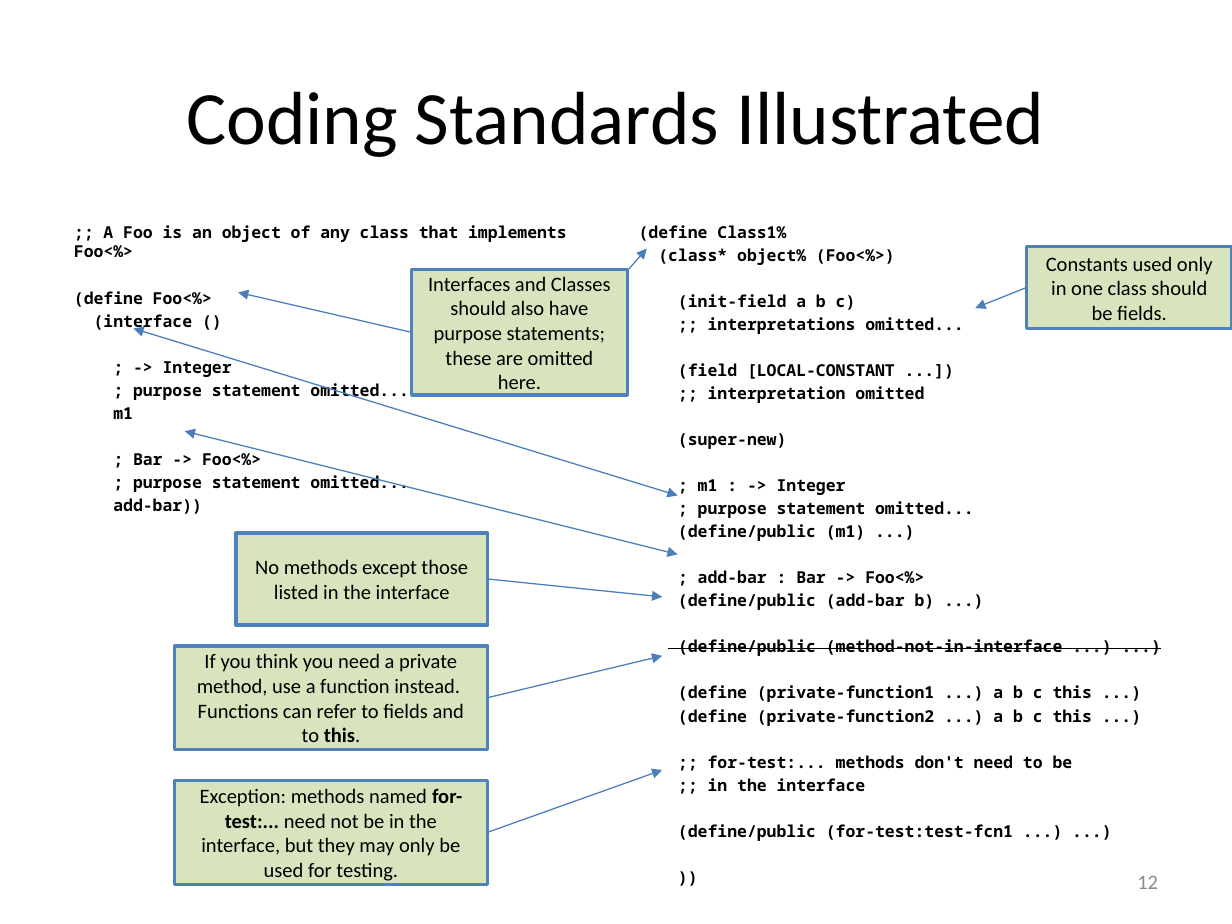
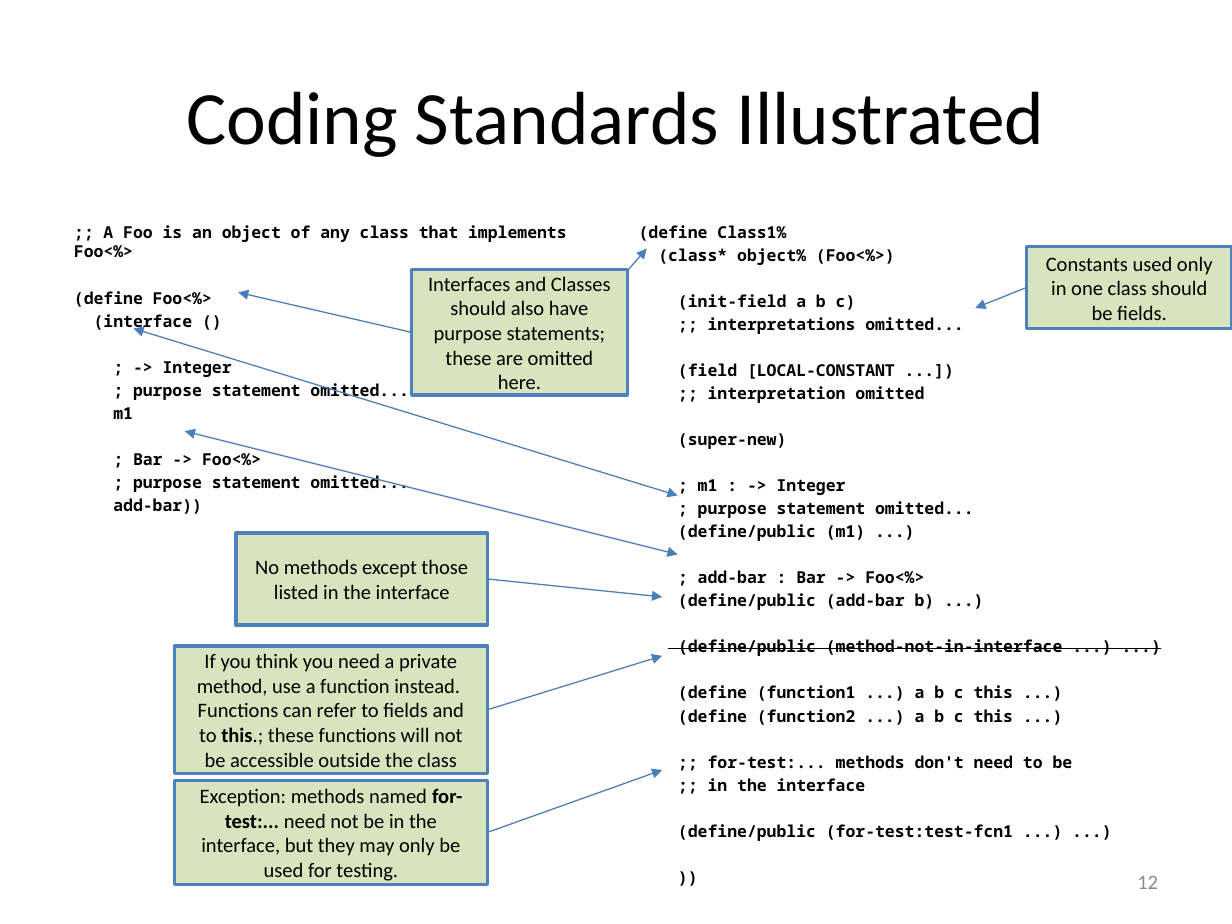
Before and after one commit to mwand/cs5010f16, a slide deck: slide 12 of Slides/Lesson 9.5 The Design Recipe Using Classes.pptx. Drawn at 1232x924 pixels with LibreOffice and Linux fonts; fonts in the diff are those of the drawing. Boxes give left, top, right and bottom in pixels: in the first picture for what was removed or moved away, otherwise in the second. Text is boxed around its words. In the diff, an @@ line names an element or a change of style, - is before the commit and + after.

```diff
--- a/Slides/Lesson 9.5 The Design Recipe Using Classes.pptx
+++ b/Slides/Lesson 9.5 The Design Recipe Using Classes.pptx
@@ rectangle "If you think you need ...": place and size @@
-rectangle "If you think you need ..." at (175, 646, 488, 749)
+rectangle "If you think you need ..." at (175, 646, 488, 772)
@@ text in rectangle at (197, 653, 464, 773): text changed @@
-If you think you need a private method, use a function instead. Functions can refer to fields and to this.
+If you think you need a private method, use a function instead. Functions can refer to fields and to this.; these functions will not be accessible outside the class
@@ arrow moved from (488, 697) - (663, 655) to (488, 710) - (663, 655) @@
@@ text at (678, 685, 1013, 725): text changed @@
-(define (private-function1 ...) a b c this ...)
-(define (private-function2 ...) a b c this ...)
+(define (function1 ...) a b c this ...)
+(define (function2 ...) a b c this ...)
```
Also in this commit, not shown: 6 other slides changed, 7 other files.
